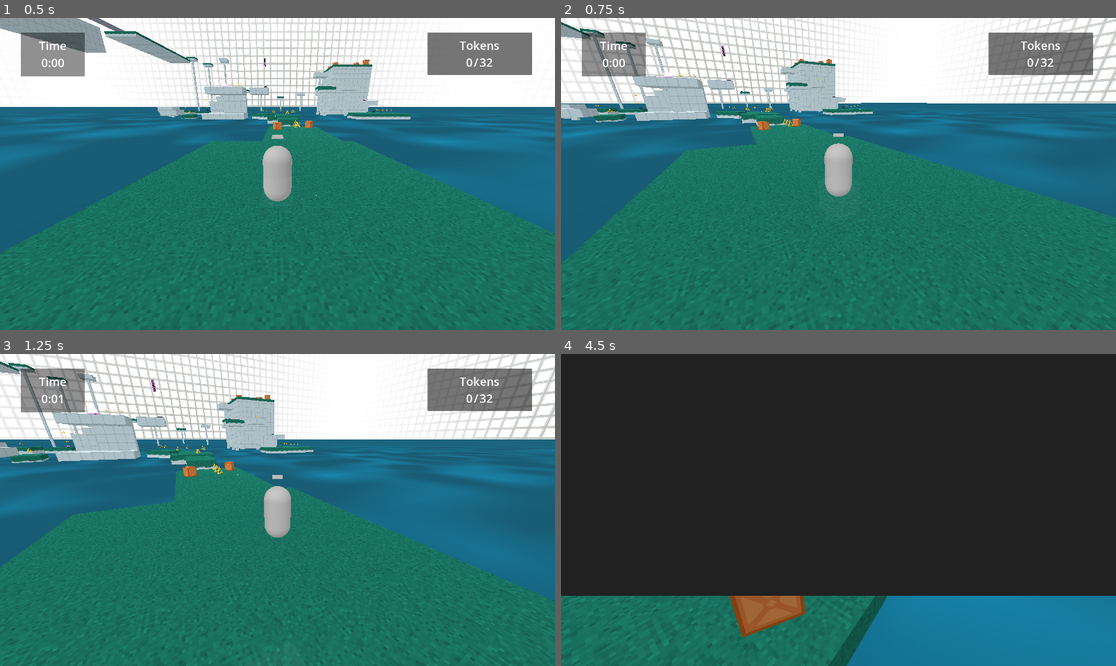
Above: before the commit, frames 1-4 (two rows, left to right).
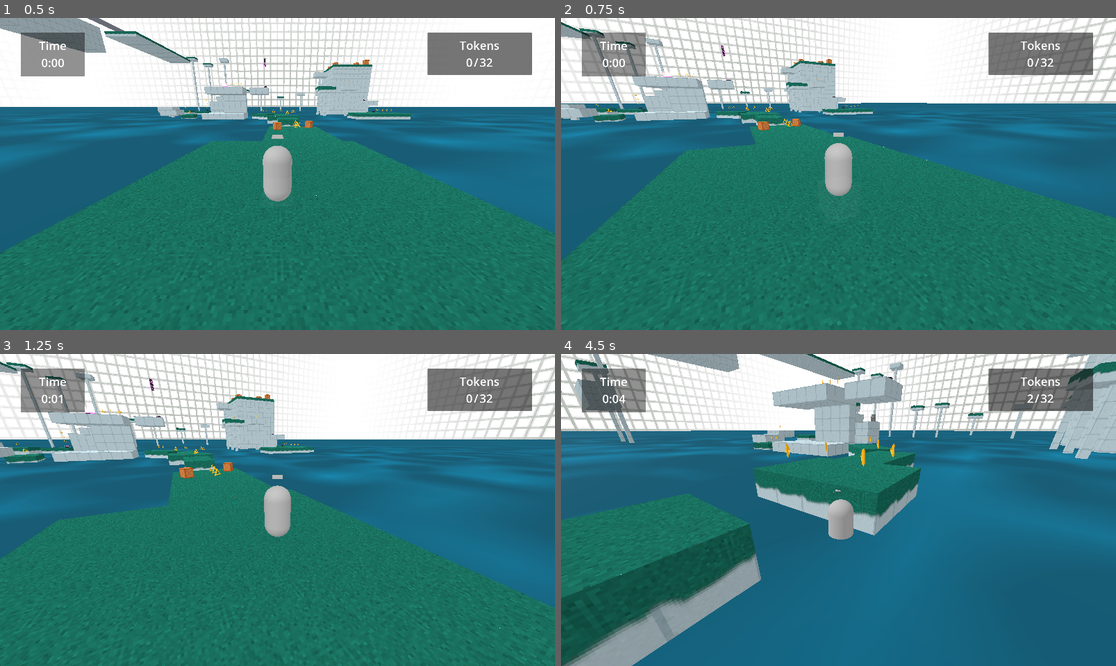
Above: after the commit, the same moments.

Repository: Nigel-Karunaratne/3DPlatformer_Godot4
Game: Godot game, scene res://level_scenes/monument1.tscn
The game is run twice, just before and just after one commit, with the same random seed, the same clock (stepped at 60 frames per second) and the same inputs. The project has no main scene, so this scene is started directly.
Inputs (mouse positions are in pixels of both pictures, inside the frame that each line leads up to):
- Up to frame 1 (0.5 s): no input
- Up to frame 2 (0.75 s): tap Enter at 0.5 s; move the mouse to (866, 174) at 0.52 s; hold W (move_forward) from 0.53 s (still down); tap R at 0.6 s
- Up to frame 3 (1.25 s): keep holding W (move_forward); tap Space (jump) at 0.77 s
- Up to frame 4 (4.5 s): keep holding W (move_forward); move the mouse to (810, 510) at 1.27 s; tap T at 1.35, 3.6 s; tap Space (jump) at 1.52, 3.02, 3.77 s; move the mouse to (849, 503) at 2.02 s; hold F 2.03-2.78 s; move the mouse to (832, 516) at 2.77 s; tap R at 2.85 s; move the mouse to (877, 513) at 3.52 s; move the mouse to (794, 506) at 4.27 s; tap F at 4.35 s

Frame 1 is identical in both runs. In frame 2, 1.5% of the frame differs, in the area x 0-100%, y 2-100%; in frame 3, 3.2%; in frame 4, 97%, in the area x 0-100%, y 0-100%.

Commit message:
Increased speed

Diff:
--- a/scripts/player_move.gd
+++ b/scripts/player_move.gd
@@ -7,7 +7,7 @@
 var _fly = false##!!DEBUG
 
 # Movement Variables
-const ACCEL_SPEED = 2.1
+const ACCEL_SPEED = 2.44
 const MAX_SPEED = 9
 const GRAVITY = 30
 const JUMP_VELOCITY = 12
